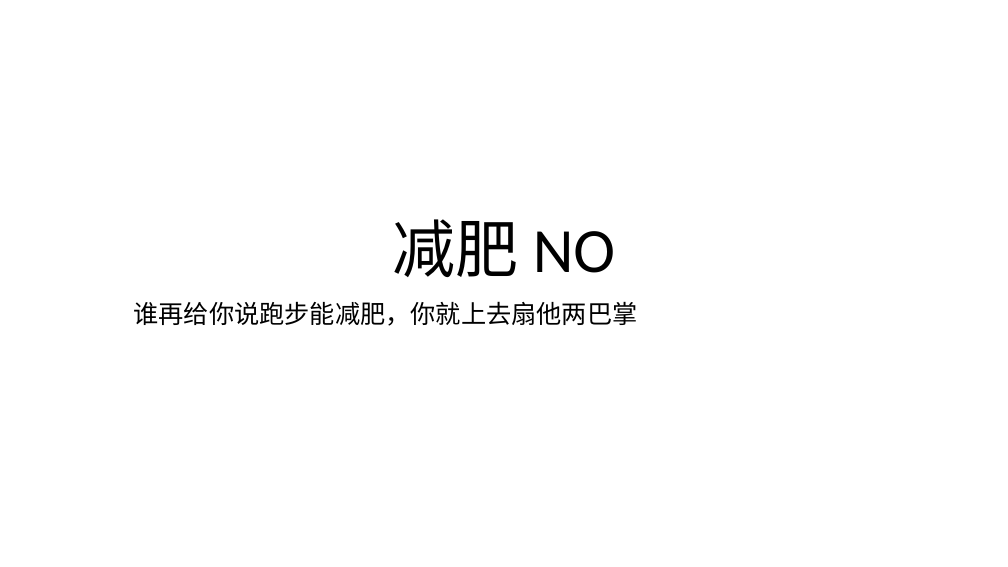
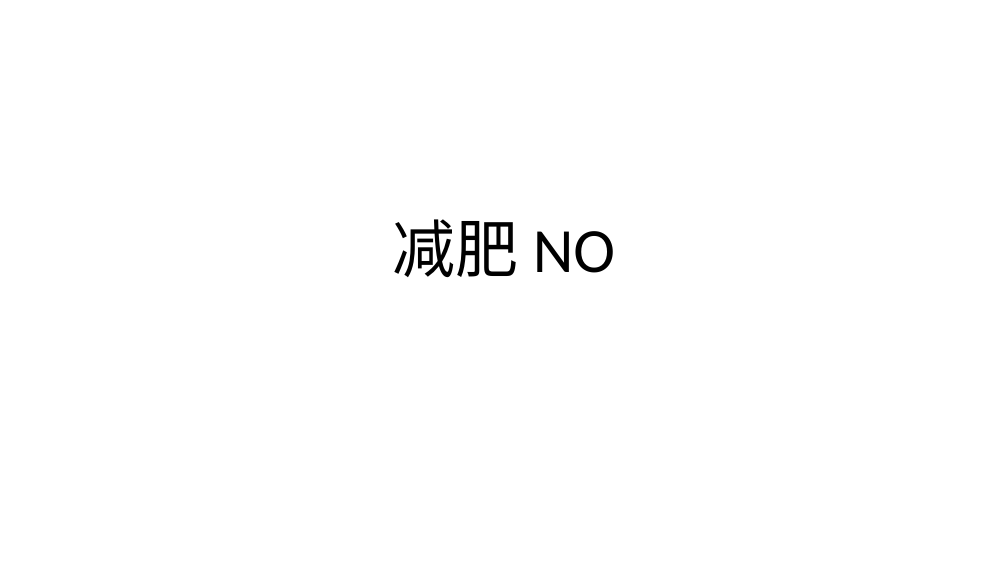
Before and after one commit to FredJiangFei/MyDocuments, a slide deck: slide 10 of 其他/run/run.pptx (slide 2 before the commit). Drawn at 1008x567 pixels with LibreOffice and Linux fonts; fonts in the diff are those of the drawing. Boxes give left, top, right and bottom in pixels: in the first picture for what was removed or moved away, otherwise in the second. Text is boxed around its words. In the diff, an @@ line names an element or a change of style, - is before the commit and + after.

```diff
--- a/其他/run/run.pptx
+++ b/其他/run/run.pptx
@@ subtitle removed at (x1=134, y1=301, x2=638, y2=326) @@
-谁再给你说跑步能减肥，你就上去扇他两巴掌
```
Also in this commit, not shown: 1 other slide changed, 13 slides added, 5 slides removed, 2 other files.
